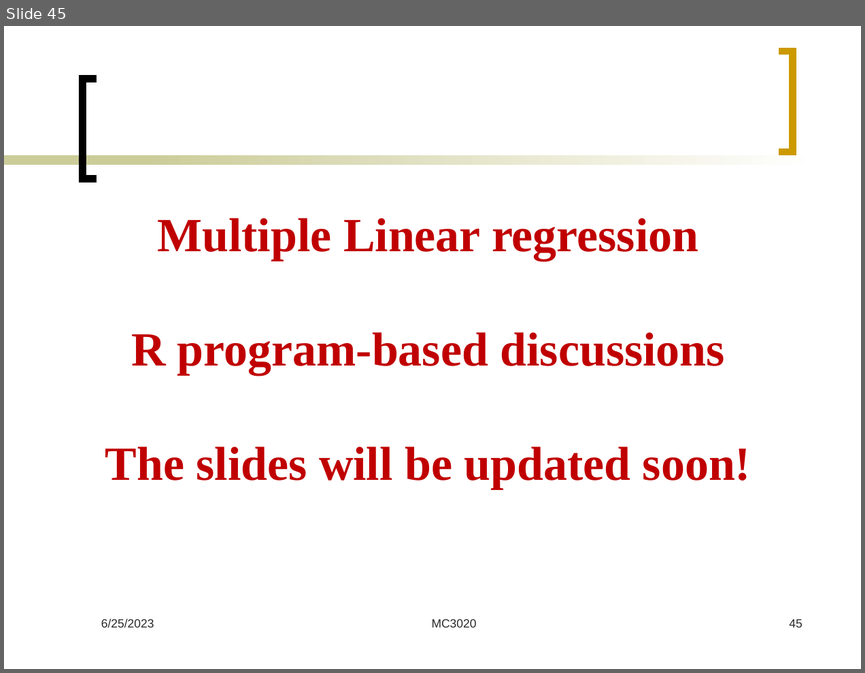
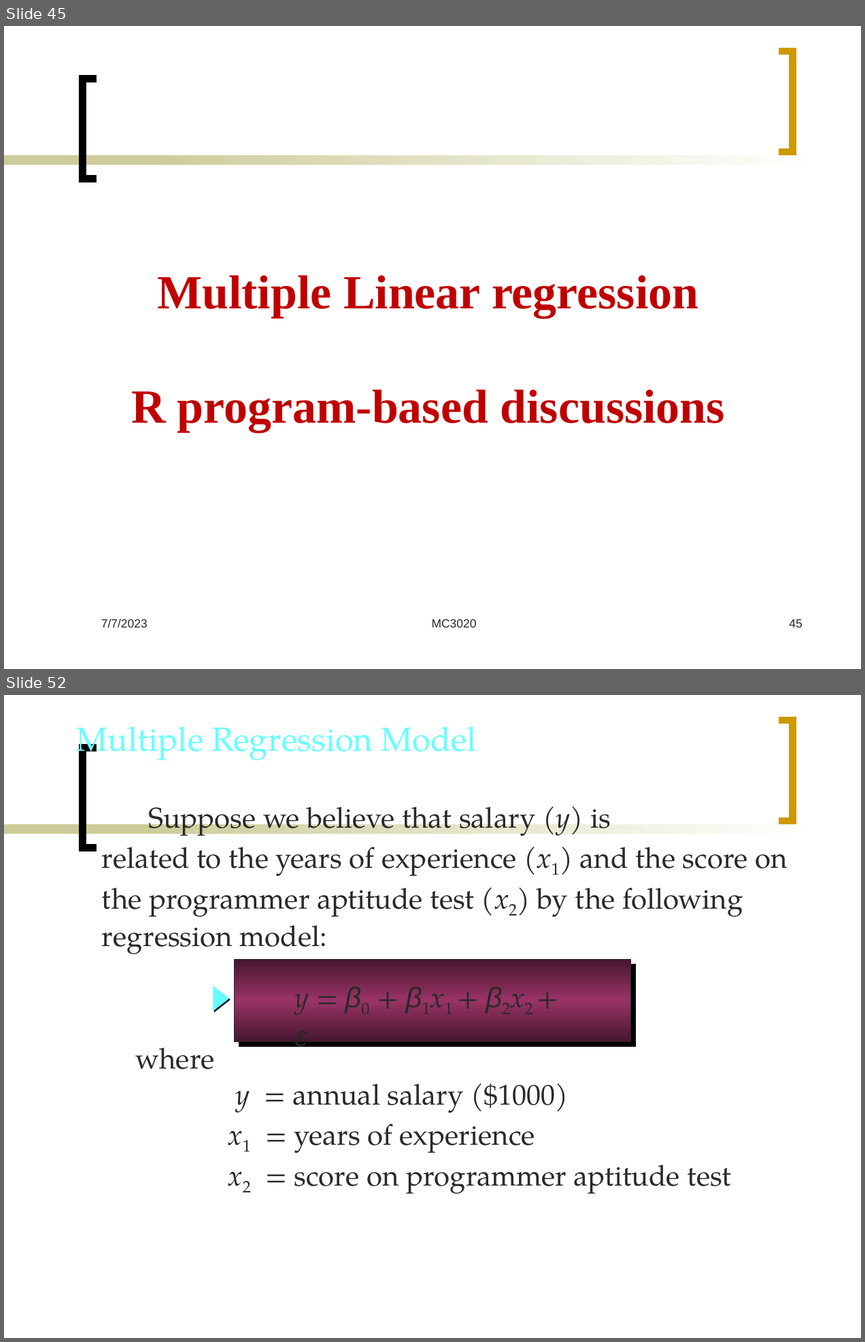
Before and after one commit to Mayooran1987/MC3020, a slide deck: Lect_6.pptx. Shown one above the other, each under a label of ours: slide 45 before the commit, slides 45 and 52 after it; the slides between them are not shown. The pictures are 865x673 and 865x1342 pixels, drawn with LibreOffice and Linux fonts; fonts in the diff are those of the drawing. Boxes give left, top, right and bottom in pixels: in the first picture for what was removed or moved away, otherwise in the second. Text is boxed around its words. In the diff, an @@ line names an element or a change of style, - is before the commit and + after.

```diff
--- a/Lect_6.pptx
+++ b/Lect_6.pptx
@@ slide 52 added at [4, 695, 861, 1338], background #FFFFFF; not listed: 4 template elements that a slide beside it also shows @@
@@ text added at [76, 726, 477, 764], 28 pt, text #66FFFF @@
+Multiple Regression Model
@@ text added at [102, 807, 787, 954], 24 pt, text #292929 @@
+Suppose we believe that salary (y) is
+related to the years of experience (x1) and the score on
+the programmer aptitude test (x2) by the following
+regression model:
@@ rectangle added at [235, 959, 630, 1041], fill gradient #6D2449 to #993366, outline #292929 0.5 pt @@
@@ triangle added at [214, 986, 228, 1009], fill #66FFFF, outline #66FFFF 1 pt @@
@@ text added at [295, 994, 309, 1052], 24 pt, text #292929 @@
+y = β0 + β1x1 + β2x2 + ε
@@ text added at [135, 1047, 731, 1193], 24 pt, text #292929 @@
+where
+y = annual salary ($1000)
+x1 = years of experience
+x2 = score on programmer aptitude test
@@ slide 45 changed as well @@
@@ title at [131, 275, 725, 432]: text changed @@
-Multiple Linear regression
-R program-based discussions
-The slides will be updated soon!
+Multiple Linear regression
+R program-based discussions
@@ text at [101, 618, 147, 627]: text changed @@
-6/25/2023
+7/7/2023
```
Also in this commit, not shown: 44 other slides changed, 37 other slides added.
